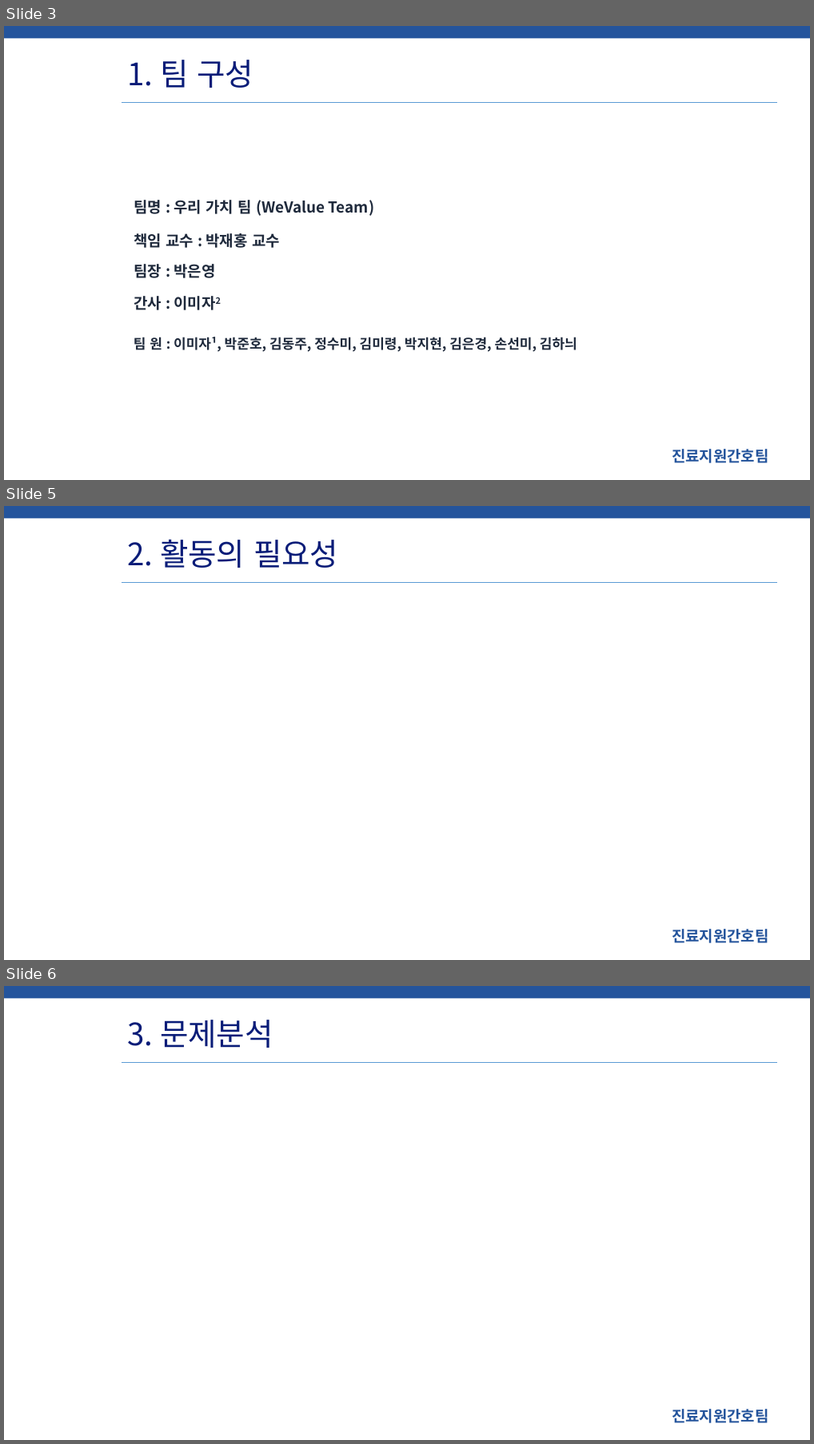
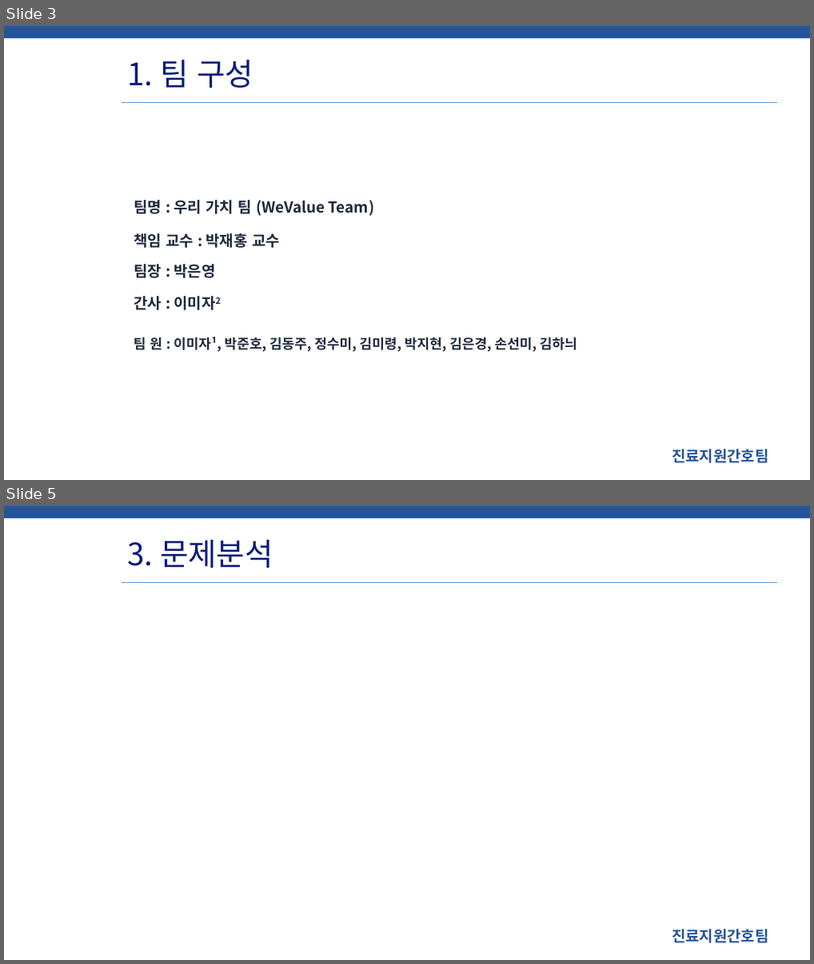
Before and after one commit to SCHCAQI/2026-QI, a slide deck: documents/중간보고/2026QI_WeValue우리가치 중간보고.pptx. Shown one above the other, each under a label of ours: slides 3, 5 and 6 before the commit, slides 3 and 5 after it; the slides between them are not shown. The pictures are 814x1444 and 814x964 pixels, drawn with LibreOffice and Linux fonts; fonts in the diff are those of the drawing; background and template pictures are left out. Boxes give left, top, right and bottom in pixels: in the first picture for what was removed or moved away, otherwise in the second. Text is boxed around its words. In the diff, an @@ line names an element or a change of style, - is before the commit and + after.

```diff
--- a/documents/중간보고/2026QI_WeValue우리가치 중간보고.pptx
+++ b/documents/중간보고/2026QI_WeValue우리가치 중간보고.pptx
@@ slide 5 removed at (4, 506, 810, 960), background #FFFFFF; not listed: 3 template elements that a slide beside it also shows @@
@@ title removed at (128, 539, 338, 568) @@
-2. 활동의 필요성
@@ what was slide 6 is now slide 5 @@
```
Also in this commit, not shown: 1 slide changed, 8 other files.
